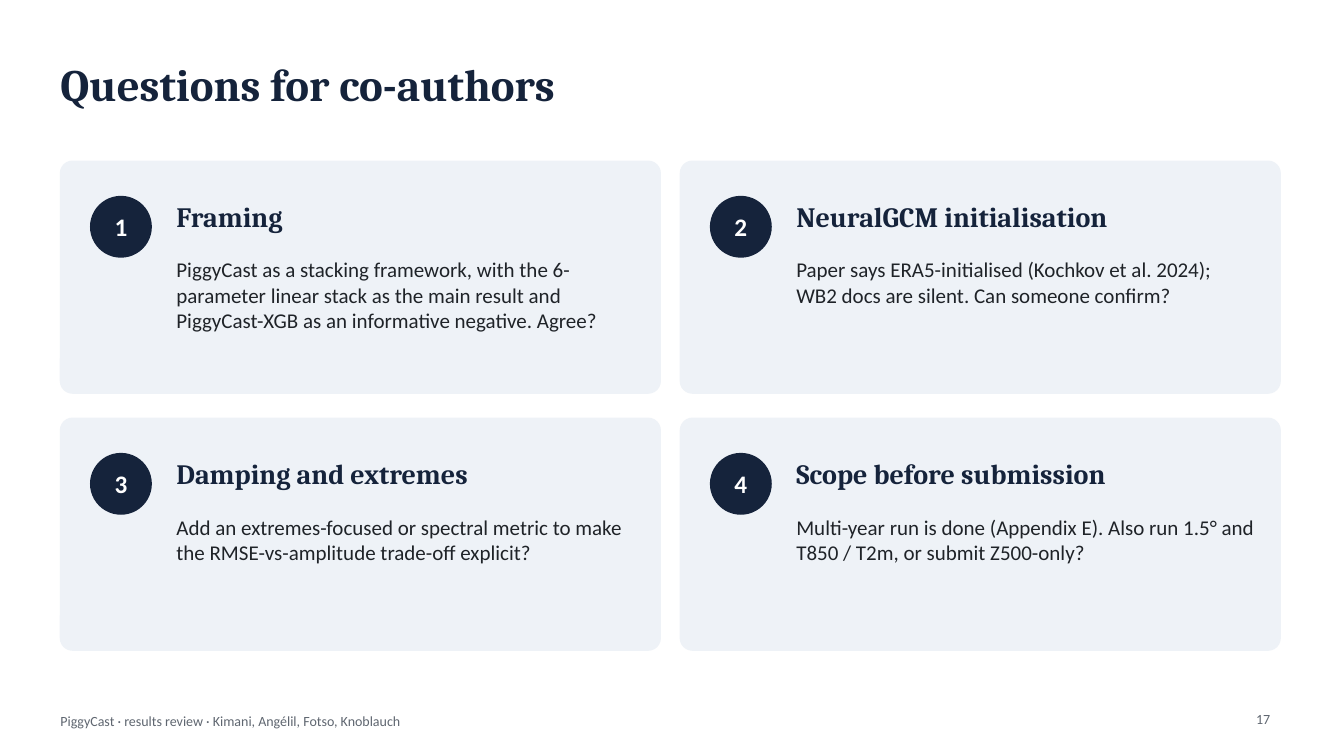
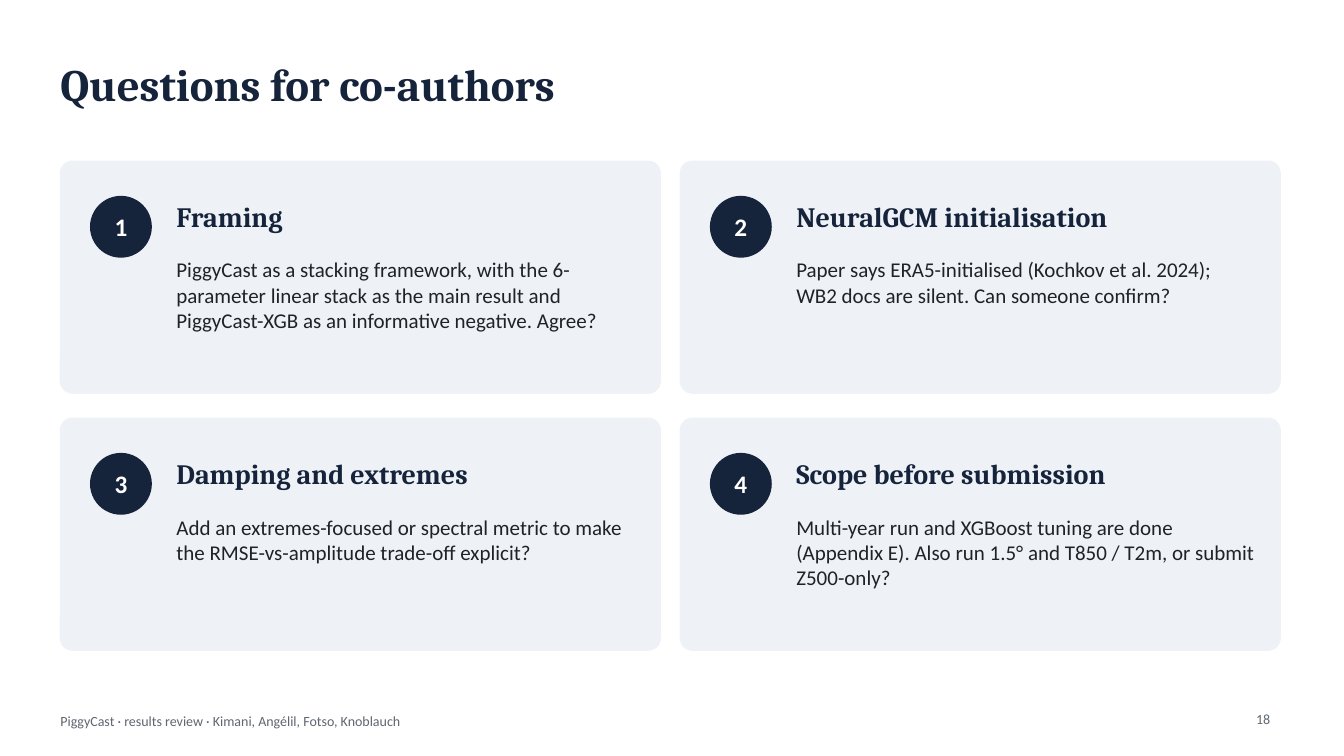
Before and after one commit to josiahkim29/AIMS_Masters_Thesis, a slide deck: slide 18 of PiggyCast_Arxiv_Paper/presentation/PiggyCast_results_review.pptx (slide 17 before the commit). Drawn at 1344x756 pixels with LibreOffice and Linux fonts; fonts in the diff are those of the drawing. Boxes give left, top, right and bottom in pixels: in the first picture for what was removed or moved away, otherwise in the second. Text is boxed around its words. In the diff, an @@ line names an element or a change of style, - is before the commit and + after.

```diff
--- a/PiggyCast_Arxiv_Paper/presentation/PiggyCast_results_review.pptx
+++ b/PiggyCast_Arxiv_Paper/presentation/PiggyCast_results_review.pptx
@@ text at (796,520,1254,589): text changed @@
-Multi-year run is done (Appendix E). Also run 1.5° and T850 / T2m, or submit Z500-only?
+Multi-year run and XGBoost tuning are done (Appendix E). Also run 1.5° and T850 / T2m, or submit Z500-only?
@@ page number at (1256,714,1270,724): text changed @@
-17
+18
```
Also in this commit, not shown: 1 slide added, 10 other files.
